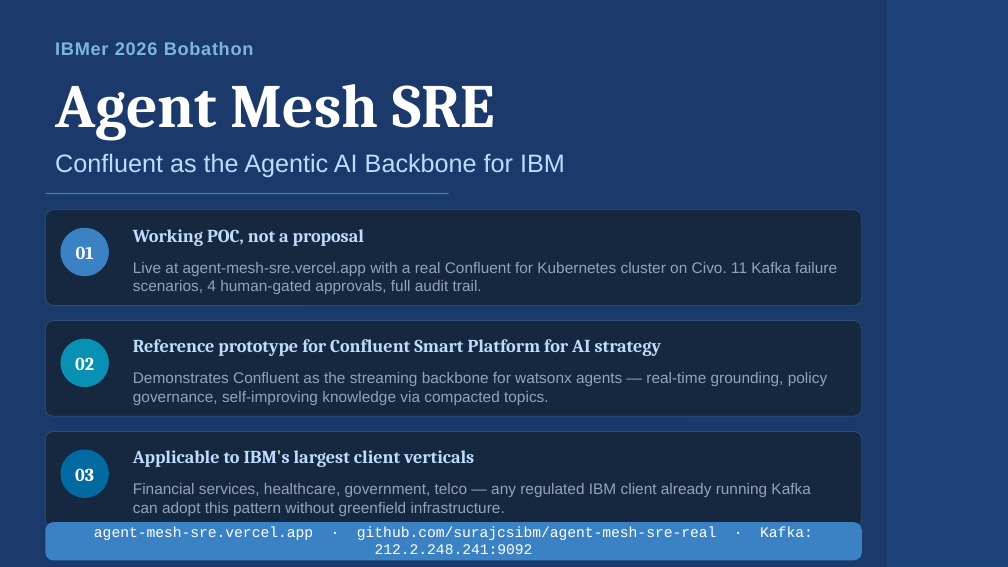
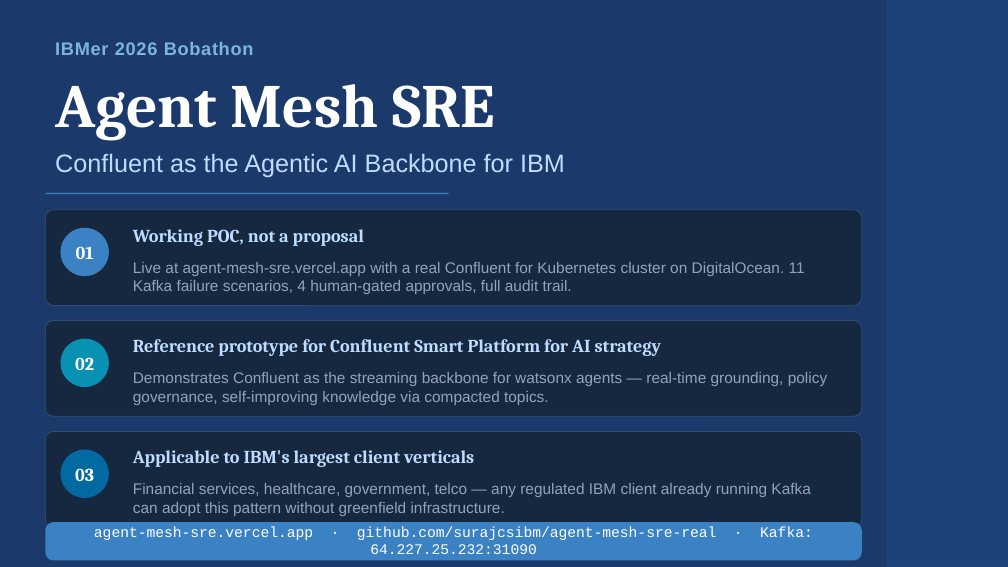
Before and after one commit to surajcsibm/agent-mesh-sre-real, a slide deck: slide 6 of public/docs/Agent-Mesh-SRE-Bobathon-2026.pptx. Drawn at 1008x567 pixels with LibreOffice and Linux fonts; fonts in the diff are those of the drawing. Boxes give left, top, right and bottom in pixels: in the first picture for what was removed or moved away, otherwise in the second. Text is boxed around its words. In the diff, an @@ line names an element or a change of style, - is before the commit and + after.

Commit message:
fix: correct stale Civo infra refs and checkpointShareGroup tool name; add SSL incident as bug 6

```diff
--- a/public/docs/Agent-Mesh-SRE-Bobathon-2026.pptx
+++ b/public/docs/Agent-Mesh-SRE-Bobathon-2026.pptx
@@ text at bbox=[133, 262, 805, 294]: text changed @@
-Live at agent-mesh-sre.vercel.app with a real Confluent for Kubernetes cluster on Civo. 11 Kafka failure scenarios, 4 human-gated approvals, full audit trail.
+Live at agent-mesh-sre.vercel.app with a real Confluent for Kubernetes cluster on DigitalOcean. 11 Kafka failure scenarios, 4 human-gated approvals, full audit trail.
@@ text at bbox=[94, 526, 716, 554]: text changed @@
-agent-mesh-sre.vercel.app · github.com/surajcsibm/agent-mesh-sre-real · Kafka: 212.2.248.241:9092
+agent-mesh-sre.vercel.app · github.com/surajcsibm/agent-mesh-sre-real · Kafka: 64.227.25.232:31090
```
Also in this commit, not shown: 4 other slides changed, 2 other files.
